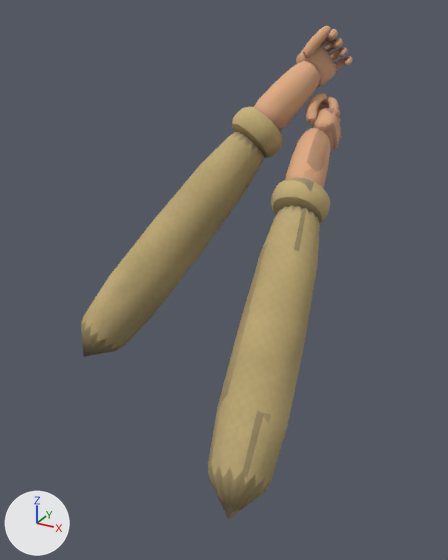
The glTF model game/assets/models/fp_arms.glb: old version first, new version second.
Before and after are seen from a camera (50 mm lens) standing at (0.708, -0.916, 0.016) and looking at (0.155, 0.089, -0.487). Every picture has the same lights, and +X, +Y and +Z are marked at lower left. The first picture is the older version. Both versions are drawn at frame 37 of the action 'AN_FP_HoldPick'; the numbers are the values there.

Script lines for the objects in view, before the commit:
```python
me_arml = bpy.data.meshes.new('ArmL')
me_arml.from_pydata(...)  # 2581 vertices, 5112 faces; spans x -0.104..0.049, y -0.838..0.039, z -0.215..0.055
# faces by material slot: [768, 4344]
me_arml.materials.append(mat_shirt)
me_arml.materials.append(mat_skin)
me_armr = bpy.data.meshes.new('ArmR')
me_armr.from_pydata(...)  # 2581 vertices, 5112 faces; spans x -0.049..0.104, y -0.838..0.039, z -0.215..0.055
# faces by material slot: [768, 4344]
me_armr.materials.append(mat_shirt)
me_armr.materials.append(mat_skin)
ob_arml = bpy.data.objects.new('ArmL', me_arml)
ob_arml.parent = ob_fparms
ob_arml.location = (0.213, 0.459, -0.0776)
ob_arml.rotation_euler = (0.602, -0.188, -0.761)  # degrees (34, -11, -44)
ob_armr = bpy.data.objects.new('ArmR', me_armr)
ob_armr.parent = ob_fparms
ob_armr.location = (0.22, 0.428, -0.214)
ob_armr.rotation_euler = (0.507, -0.0332, 0.0651)  # degrees (29, -1.9, 3.7)
```
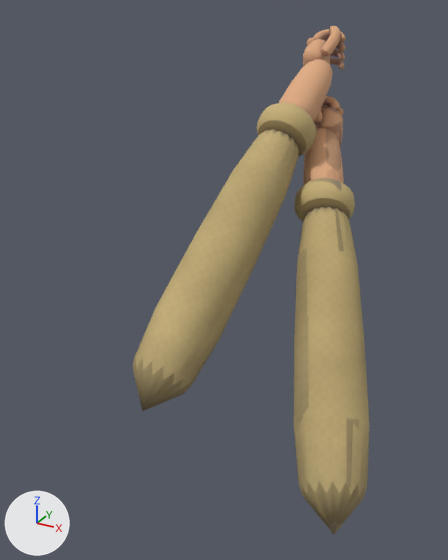
Pixel boxes [x1, y1, x2, y2] of what changed, in the pictures (448 x 560 px):
```json
{"object": "ArmR", "change": "turned", "before": [208, 93, 342, 519], "after": [294, 96, 369, 534]}
{"object": "ArmL", "change": "turned", "before": [81, 26, 353, 357], "after": [133, 26, 346, 411]}
```

Edits to the scene script, one JSON object a line:
```json
{"op": "set", "path": "ob_arml.rotation_euler", "old": "(0.602, -0.188, -0.761)", "new": "(0.495, 0.0853, 0.0529)", "note": "degrees (34, -11, -44) -> degrees (28, 4.9, 3)"}
{"op": "set", "path": "ob_armr.rotation_euler", "old": "(0.507, -0.0332, 0.0651)", "new": "(0.499, -0.0573, 0.314)", "note": "degrees (29, -1.9, 3.7) -> degrees (29, -3.3, 18)"}
```
